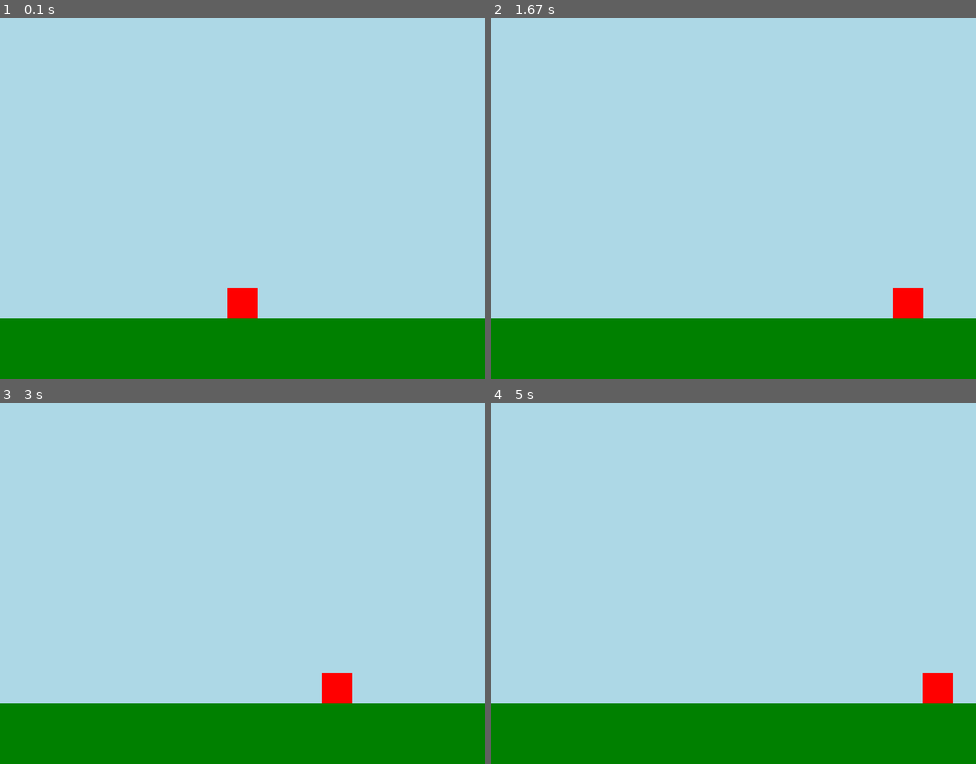
Above: before the commit, frames 1-4 (two rows, left to right).
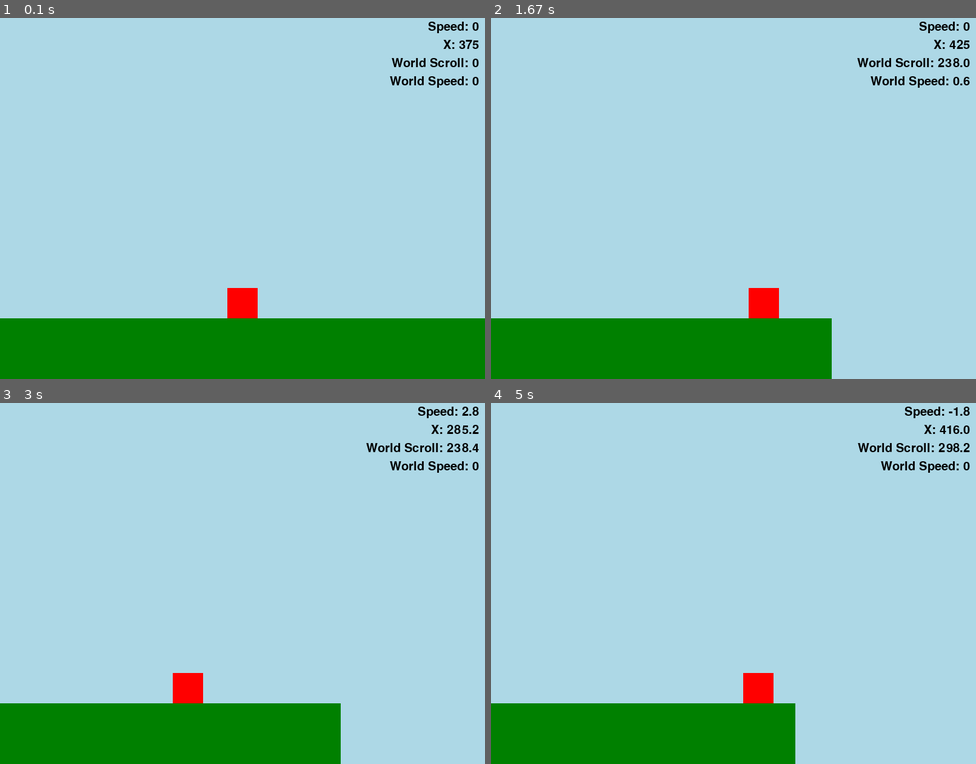
Above: after the commit, the same moments.

Repository: BrennyMIE/pygame7d
Game: pygame game, started from main.py
Two runs of this game, one before a commit and one after it. Both use one fixed random seed, a clock stepped at 60 frames per second and the inputs below.
Inputs:
- Up to frame 1 (0.1 s): no input
- Up to frame 2 (1.67 s): hold D 0.33-0.8 s; hold D 0.83-1.3 s; hold A from 1.33 s (still down)
- Up to frame 3 (3 s): release A at 1.87 s; hold A 1.9-2.3 s; hold D 2.33-2.97 s
- Up to frame 4 (5 s): hold A 3-3.47 s; hold D 3.5-3.97 s; hold D 4-4.47 s; hold A from 4.5 s (still down)

The runs differ from the first frame. In frame 1, 0.7% of the frame differs, in the area x 80-99%, y 1-20%; in frame 2, 6.8%; in frame 3, 6.8%; in frame 4, 8.1%, in the area x 52-100%, y 1-100%.

Commit message:
Add files via upload

Diff:
--- a/main.py
+++ b/main.py
@@ -1,5 +1,4 @@
 import pygame # This imports the pygame library into the script, so that it's functions are available to be used.
-
 # In Python, when you want to use a function from a library you've imported, you connect them with a dot (.). This is often called dot notation.
 
 pygame.init() # This tells python: "Inside the pygame library, find the function called init, and run it the parentheses is how you tell the program to run the specified function."
@@ -11,18 +10,37 @@
 
 running = True # create the variable 'running' and set it's value to 'True'
 clock = pygame.time.Clock()
+debug_font = pygame.font.Font(None, 30)
 player_x = 375 # Middle of the screen, when accounting for the width of the player.
 player_y = 450 # player should be standing on the ground, if he is 50 pixels high.
 player_width = 50 # Player width set to 50 pixels wide
 player_height = 50 # Player height set to 50 pixels high
-player_acceleration = 0.2 # set the player acceleration to 0.1 speed per cycle
+player_acceleration = 0.2 # set the player acceleration to 0.2 speed per cycle
 player_current_speed = 0
-player_max_speed = 5 # Player max speed set to 1 pixel per cycle
+player_max_speed = 5 # Player max speed set to 5 pixel per cycle
+player_min_x = 0
+player_max_x = 425
+world_scroll = 0
+world_speed = 0
 
 # --- main game loop ---
 while running: # everything below this will happen as long as 'running' is 'True'
     #pass is a placeholder that means 'do nothing'
-    # --- Event Loop ---
+    if player_x < player_max_x:
+        world_speed = 0
+    if world_speed < player_acceleration:
+        world_speed = 0
+    if player_x >= player_max_x and world_speed == 0:
+        world_speed = player_current_speed
+    if player_x >= player_max_x:
+        player_x = player_max_x
+        player_current_speed -= player_current_speed
+    if player_x <= player_min_x:
+        player_x = player_min_x
+        player_current_speed += -1*player_current_speed
+    if player_current_speed < 0.2 and player_current_speed > -0.2:
+        player_current_speed = 0
+        # --- Event Loop ---
     for event in pygame.event.get(): # each item in the list 'pygame.event.get()' is an event
         if event.type == pygame.KEYDOWN: #if any key has just been pressed
             pass
@@ -33,22 +51,58 @@
     # --- end of event loop ---
     # --- update ---
     keys = pygame.key.get_pressed() # create the variable 'keys' and assign a list of all keys pressed or not
+
     if keys[pygame.K_d]: # check if the D key is pressed
-        if player_current_speed < player_max_speed:
+        if player_current_speed < player_max_speed and player_x+1 <= player_max_x and world_speed == 0:
             player_current_speed += player_acceleration
-    if keys[pygame.K_a]: # check if the A key is pressed
-        if player_current_speed > player_max_speed*-1:
+
+        if player_x >= player_max_x and world_speed < player_max_speed:
+            world_speed += player_acceleration
+
+    if keys[pygame.K_a]: # check if the A key is pressed;
+        if world_speed > 0:
+            world_speed -= player_acceleration
+
+        if world_speed < player_acceleration:
+            world_speed = 0
+
+        if player_current_speed > player_max_speed*-1 and player_x-1 >= player_min_x and world_speed == 0:
             player_current_speed -= player_acceleration
+
     if ((keys[pygame.K_a] and keys[pygame.K_d]) or not (keys[pygame.K_a] or keys[pygame.K_d])) and player_current_speed > 0:
         player_current_speed -= player_acceleration
+
     if ((keys[pygame.K_a] and keys[pygame.K_d]) or not (keys[pygame.K_a] or keys[pygame.K_d])) and player_current_speed < 0:
         player_current_speed += player_acceleration
-    if player_current_speed >= 0.2 or player_current_speed <= -0.2:
+
+    if ((keys[pygame.K_a] and keys[pygame.K_d]) or not (keys[pygame.K_a] or keys[pygame.K_d])) and world_speed > 0:
+        world_speed -= player_acceleration
+
+    if player_current_speed >= player_acceleration or player_current_speed <= -1*player_acceleration:# and player_x >= player_min_x and player_x <= player_max_x:
         player_x += player_current_speed
+
+    if world_speed > 0 and player_x >= player_max_x:
+        world_scroll += world_speed
     # --- draw ---
     screen.fill((173, 216, 230)) # fill the screen with a light blue colour (for the sky)
-    pygame.draw.rect(screen, (0, 128, 0), (0, 500, 800, 100)) # Draw a rectangle at the bottom of the screen, 100 pixels high, 800 pixels wide, with colour green.
+    pygame.draw.rect(screen, (0, 128, 0), (0-world_scroll, 500, 800, 100)) # Draw a rectangle at the bottom of the screen, 100 pixels high, 800 pixels wide, with colour green.
     pygame.draw.rect(screen, (255, 0, 0), (player_x, player_y, player_width, player_height)) # draw a rectangle which is the player    # this wont actually render yet, we need to tell pygame that we're done drawing, and to now show the user.
+    text_surface = debug_font.render(f"Speed: {round(player_current_speed, 2)}", True, (0, 0, 0))
+    text_surface2 = debug_font.render(f"X: {round(player_x, 1)}", True, (0, 0, 0))
+    text_world_scroll = debug_font.render(f"World Scroll: {round(world_scroll, 1)}", True, (0, 0, 0))
+    text_world_speed = debug_font.render(f"World Speed: {round(world_speed, 1)}", True, (0, 0, 0))
+    text_rect = text_surface.get_rect()
+    text_rect2 = text_surface2.get_rect()
+    text_world_scroll_rect = text_world_scroll.get_rect()
+    text_world_speed_rect = text_world_speed.get_rect()
+    text_rect.topright = (800-10, 10) # 10px from the top, 10px from the right
+    text_rect2.topright = (800-10, 40)
+    text_world_scroll_rect.topright = (800-10, 70)
+    text_world_speed_rect.topright = (800-10, 100)
+    screen.blit(text_surface, text_rect)
+    screen.blit(text_surface2, text_rect2)
+    screen.blit(text_world_scroll, text_world_scroll_rect)
+    screen.blit(text_world_speed, text_world_speed_rect)
     pygame.display.flip() # Flip the canvas so that the user can now see what we've drawn.
     # --- end of draw ---
     clock.tick(60)
